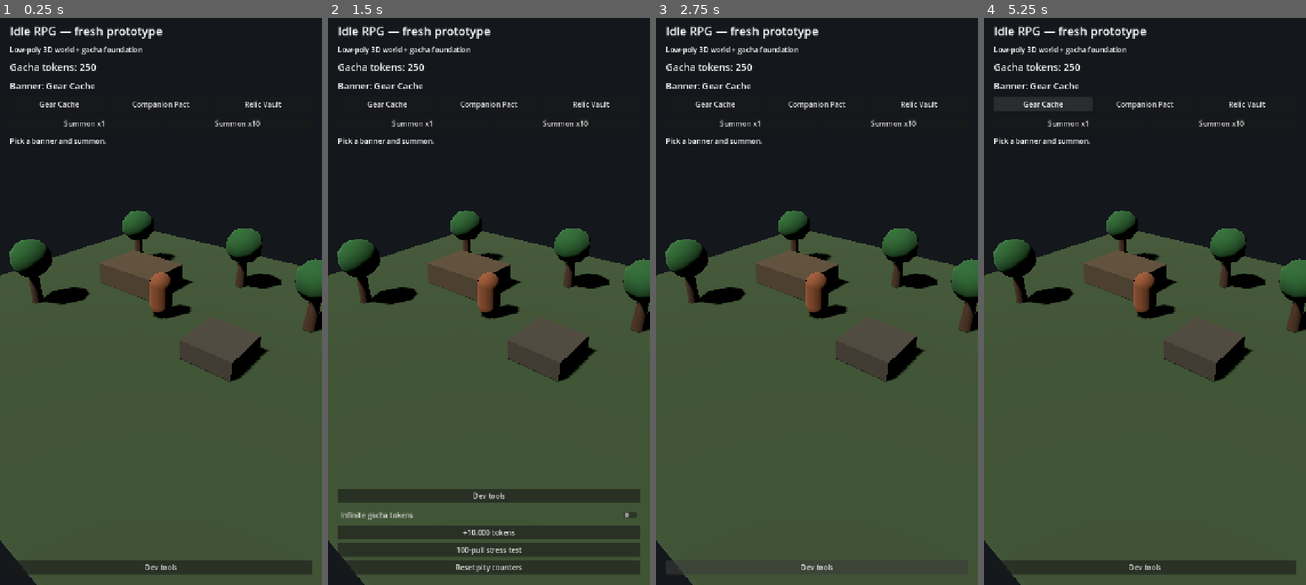
Above: before the commit, frames 1-4 (left to right).
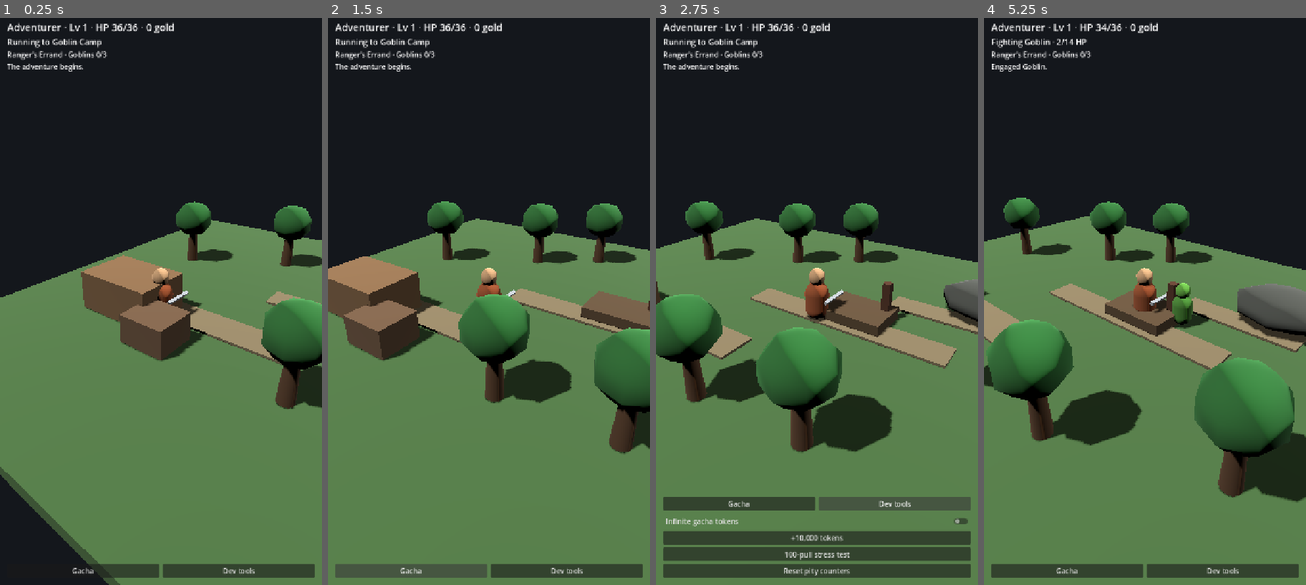
Above: after the commit, the same moments.

Repository: gabebartolo-spec/Idlerpg
Game: Godot game, scene res://main.tscn
Same seed, same stepped clock (60 frames per second), same inputs: the game is played once before the commit and once after it.
Inputs (mouse positions are in pixels of both pictures, inside the frame that each line leads up to):
- Up to frame 1 (0.25 s): no input
- Up to frame 2 (1.5 s): click (411, 573) at 0.5 s, where only the run after the commit has a clickable "Gacha"; click (411, 465) at 1.25 s, where only the run after the commit has a clickable "Gacha"
- Up to frame 3 (2.75 s): click "Dev tools" at 2 s
- Up to frame 4 (5.25 s): click (1067, 505) at 2.75 s, where only the run after the commit has a clickable "Gacha"; click "Dev tools" at 3.5 s; click "Dev tools" at 4.25 s; click (1041, 103) at 5 s, where only the run before the commit has a clickable "Gear Cache"

The runs differ from the first frame. In frame 1, 60% of the frame differs, in the area x 0-100%, y 0-100%; in frame 2, 61%; in frame 3, 54%; in frame 4, 60%.
Error after the commit: Invalid assignment of property or key 'text' with value of type 'String' on a base object of type 'Nil'. (res://src/main.gd:438)

Commit message:
Make the 3D world follow the adventurer sim

Diff:
--- a/src/main.gd
+++ b/src/main.gd
@@ -1,12 +1,27 @@
 extends Node
 
 const GameStateScript = preload("res://src/game.gd")
+const AdventurerSimScript = preload("res://src/sim/adventurer_sim.gd")
 
 var game: Node
+var sim: Node
+
+var world: Node3D
+var hero_visual: Node3D
+var enemy_visual: Node3D
+var camera: Camera3D
+var rendered_enemy_kind: String = ""
+
+var hero_label: Label
+var activity_label: Label
+var quest_label: Label
+var event_label: Label
+
 var selected_banner: String = "gear"
 var token_label: Label
 var banner_label: Label
 var results_label: RichTextLabel
+var gacha_panel: VBoxContainer
 var dev_panel: VBoxContainer
 
 func _ready() -> void:
@@ -14,79 +29,225 @@
 	add_child(game)
 	game.wallet_changed.connect(_refresh_wallet)
 
-	_build_low_poly_world()
+	sim = AdventurerSimScript.new()
+	sim.event_emitted.connect(_on_sim_event)
+	add_child(sim)
+
+	_build_world()
 	_build_ui()
 	_refresh_wallet(game.gacha_tokens)
-
-func _build_low_poly_world() -> void:
-	var world := Node3D.new()
-	world.name = "PrototypeWorld"
+	_refresh_sim_ui()
+
+func _process(delta: float) -> void:
+	sim.advance(delta)
+	_sync_world(delta)
+	_refresh_sim_ui()
+
+func _build_world() -> void:
+	world = Node3D.new()
+	world.name = "Greenway"
 	add_child(world)
 
-	var light := DirectionalLight3D.new()
-	light.rotation_degrees = Vector3(-55.0, -25.0, 0.0)
-	light.shadow_enabled = true
-	world.add_child(light)
-
-	var camera := Camera3D.new()
-	camera.position = Vector3(8.5, 7.5, 10.5)
+	var sun := DirectionalLight3D.new()
+	sun.rotation_degrees = Vector3(-55.0, -25.0, 0.0)
+	sun.shadow_enabled = true
+	world.add_child(sun)
+
+	var fill := DirectionalLight3D.new()
+	fill.rotation_degrees = Vector3(-25.0, 145.0, 0.0)
+	fill.light_energy = 0.4
+	world.add_child(fill)
+
+	camera = Camera3D.new()
+	camera.current = true
+	camera.position = sim.hero_position + Vector3(7.0, 6.0, 8.0)
 	world.add_child(camera)
-	camera.look_at(Vector3(0.0, 0.7, 0.0), Vector3.UP)
+	camera.look_at(sim.hero_position + Vector3(0.0, 0.8, 0.0), Vector3.UP)
 
 	var ground := MeshInstance3D.new()
 	var ground_mesh := BoxMesh.new()
-	ground_mesh.size = Vector3(18.0, 0.35, 18.0)
+	ground_mesh.size = Vector3(20.0, 0.35, 18.0)
 	ground.mesh = ground_mesh
 	ground.position = Vector3(0.0, -0.2, 0.0)
-	ground.material_override = _material(Color(0.25, 0.34, 0.20))
+	ground.material_override = _material(Color(0.24, 0.36, 0.20))
 	world.add_child(ground)
 
-	_add_box(world, Vector3(-2.7, 0.5, -1.8), Vector3(3.2, 1.0, 2.4), Color(0.38, 0.31, 0.22))
-	_add_box(world, Vector3(3.4, 0.35, 1.0), Vector3(2.0, 0.7, 2.0), Color(0.32, 0.29, 0.24))
-	_add_tree(world, Vector3(-5.0, 0.0, 2.5))
-	_add_tree(world, Vector3(5.2, 0.0, -2.7))
-	_add_tree(world, Vector3(1.2, 0.0, -4.6))
-	_add_tree(world, Vector3(-4.8, 0.0, -4.0))
-
-	var hero := MeshInstance3D.new()
-	var hero_mesh := CapsuleMesh.new()
-	hero_mesh.radius = 0.45
-	hero_mesh.height = 1.8
-	hero.mesh = hero_mesh
-	hero.position = Vector3(0.0, 0.9, 0.0)
-	hero.material_override = _material(Color(0.62, 0.35, 0.20))
-	world.add_child(hero)
-
-func _add_box(parent: Node3D, pos: Vector3, size: Vector3, colour: Color) -> void:
-	var mesh_instance := MeshInstance3D.new()
+	_add_box(Vector3(-3.0, 0.02, 2.0), Vector3(5.2, 0.08, 1.2), Color(0.45, 0.40, 0.30))
+	_add_box(Vector3(1.2, 0.02, -1.0), Vector3(7.0, 0.08, 1.0), Color(0.45, 0.40, 0.30))
+	_add_box(Vector3(4.0, 0.02, -3.2), Vector3(4.0, 0.08, 0.9), Color(0.45, 0.40, 0.30))
+
+	_build_town()
+	_build_goblin_camp()
+	_build_wolf_den()
+
+	for pos in [
+		Vector3(-6.8, 0.0, -2.5),
+		Vector3(-3.2, 0.0, -4.5),
+		Vector3(0.2, 0.0, 3.9),
+		Vector3(3.1, 0.0, 3.6),
+		Vector3(6.7, 0.0, 2.1),
+		Vector3(6.9, 0.0, -5.2),
+		Vector3(-1.0, 0.0, -6.1)
+	]:
+		_add_tree(pos)
+
+	hero_visual = _build_hero()
+	world.add_child(hero_visual)
+
+	enemy_visual = Node3D.new()
+	enemy_visual.name = "Encounter"
+	enemy_visual.visible = false
+	world.add_child(enemy_visual)
+
+func _build_town() -> void:
+	_add_box(sim.TOWN_POSITION + Vector3(-0.7, 0.65, -0.3), Vector3(2.7, 1.3, 2.0), Color(0.45, 0.34, 0.23))
+	_add_box(sim.TOWN_POSITION + Vector3(1.2, 0.45, 0.8), Vector3(1.5, 0.9, 1.4), Color(0.38, 0.29, 0.21))
+
+func _build_goblin_camp() -> void:
+	_add_box(sim.GOBLIN_CAMP_POSITION + Vector3(0.0, 0.2, 0.0), Vector3(2.2, 0.4, 1.5), Color(0.32, 0.25, 0.17))
+	_add_box(sim.GOBLIN_CAMP_POSITION + Vector3(0.8, 0.65, -0.4), Vector3(0.25, 1.3, 0.25), Color(0.30, 0.18, 0.12))
+
+func _build_wolf_den() -> void:
+	var den := MeshInstance3D.new()
+	var den_mesh := SphereMesh.new()
+	den_mesh.radius = 1.25
+	den_mesh.height = 1.5
+	den_mesh.radial_segments = 8
+	den_mesh.rings = 4
+	den.mesh = den_mesh
+	den.position = sim.WOLF_DEN_POSITION + Vector3(0.0, 0.55, 0.0)
+	den.scale = Vector3(1.3, 0.75, 1.0)
+	den.material_override = _material(Color(0.28, 0.29, 0.27))
+	world.add_child(den)
+
+func _build_hero() -> Node3D:
+	var hero := Node3D.new()
+	hero.name = "Adventurer"
+
+	var body := MeshInstance3D.new()
+	var body_mesh := CapsuleMesh.new()
+	body_mesh.radius = 0.38
+	body_mesh.height = 1.25
+	body.mesh = body_mesh
+	body.position = Vector3(0.0, 0.65, 0.0)
+	body.material_override = _material(Color(0.56, 0.29, 0.16))
+	hero.add_child(body)
+
+	var head := MeshInstance3D.new()
+	var head_mesh := SphereMesh.new()
+	head_mesh.radius = 0.28
+	head_mesh.height = 0.56
+	head_mesh.radial_segments = 8
+	head_mesh.rings = 4
+	head.mesh = head_mesh
+	head.position = Vector3(0.0, 1.45, 0.0)
+	head.material_override = _material(Color(0.75, 0.59, 0.43))
+	hero.add_child(head)
+
+	var sword := MeshInstance3D.new()
+	var sword_mesh := BoxMesh.new()
+	sword_mesh.size = Vector3(0.10, 0.10, 1.0)
+	sword.mesh = sword_mesh
+	sword.position = Vector3(0.48, 0.78, -0.25)
+	sword.rotation_degrees = Vector3(0.0, 0.0, -28.0)
+	sword.material_override = _material(Color(0.62, 0.64, 0.66))
+	hero.add_child(sword)
+
+	return hero
+
+func _sync_world(delta: float) -> void:
+	var fight_bob := 0.0
+	if sim.activity == "fighting":
+		fight_bob = sin(Time.get_ticks_msec() * 0.018) * 0.05
+
+	hero_visual.position = sim.hero_position + Vector3(0.0, fight_bob, 0.0)
+
+	if sim.activity == "fighting" and not sim.enemy_kind.is_empty():
+		if rendered_enemy_kind != sim.enemy_kind:
+			_rebuild_enemy(sim.enemy_kind)
+		enemy_visual.visible = true
+		enemy_visual.position = sim.hero_position + Vector3(1.15, 0.0, -0.45)
+		enemy_visual.rotation.y = sin(Time.get_ticks_msec() * 0.012) * 0.08
+	else:
+		enemy_visual.visible = false
+		rendered_enemy_kind = ""
+
+	var desired_camera: Vector3 = hero_visual.position + Vector3(7.0, 6.0, 8.0)
+	camera.position = camera.position.lerp(desired_camera, min(1.0, delta * 2.0))
+	camera.look_at(hero_visual.position + Vector3(0.0, 0.7, 0.0), Vector3.UP)
+
+func _rebuild_enemy(kind: String) -> void:
+	rendered_enemy_kind = kind
+	for child in enemy_visual.get_children():
+		child.queue_free()
+
+	if kind == "goblin":
+		var body := MeshInstance3D.new()
+		var body_mesh := CapsuleMesh.new()
+		body_mesh.radius = 0.32
+		body_mesh.height = 1.0
+		body.mesh = body_mesh
+		body.position = Vector3(0.0, 0.50, 0.0)
+		body.material_override = _material(Color(0.28, 0.52, 0.20))
+		enemy_visual.add_child(body)
+
+		var head := MeshInstance3D.new()
+		var head_mesh := SphereMesh.new()
+		head_mesh.radius = 0.25
+		head_mesh.height = 0.50
+		head_mesh.radial_segments = 8
+		head_mesh.rings = 4
+		head.mesh = head_mesh
+		head.position = Vector3(0.0, 1.13, 0.0)
+		head.material_override = _material(Color(0.36, 0.62, 0.24))
+		enemy_visual.add_child(head)
+	else:
+		var body := MeshInstance3D.new()
+		var body_mesh := BoxMesh.new()
+		body_mesh.size = Vector3(1.1, 0.55, 0.52)
+		body.mesh = body_mesh
+		body.position = Vector3(0.0, 0.48, 0.0)
+		body.material_override = _material(Color(0.36, 0.38, 0.40))
+		enemy_visual.add_child(body)
+
+		var head := MeshInstance3D.new()
+		var head_mesh := BoxMesh.new()
+		head_mesh.size = Vector3(0.50, 0.48, 0.48)
+		head.mesh = head_mesh
+		head.position = Vector3(-0.62, 0.58, 0.0)
+		head.material_override = _material(Color(0.42, 0.44, 0.46))
+		enemy_visual.add_child(head)
+
+func _add_box(pos: Vector3, size: Vector3, colour: Color) -> void:
+	var item := MeshInstance3D.new()
 	var mesh := BoxMesh.new()
 	mesh.size = size
-	mesh_instance.mesh = mesh
-	mesh_instance.position = pos
-	mesh_instance.material_override = _material(colour)
-	parent.add_child(mesh_instance)
-
-func _add_tree(parent: Node3D, pos: Vector3) -> void:
+	item.mesh = mesh
+	item.position = pos
+	item.material_override = _material(colour)
+	world.add_child(item)
+
+func _add_tree(pos: Vector3) -> void:
 	var trunk := MeshInstance3D.new()
 	var trunk_mesh := CylinderMesh.new()
-	trunk_mesh.top_radius = 0.18
-	trunk_mesh.bottom_radius = 0.25
-	trunk_mesh.height = 1.8
+	trunk_mesh.top_radius = 0.16
+	trunk_mesh.bottom_radius = 0.23
+	trunk_mesh.height = 1.6
 	trunk.mesh = trunk_mesh
-	trunk.position = pos + Vector3(0.0, 0.9, 0.0)
-	trunk.material_override = _material(Color(0.34, 0.23, 0.15))
-	parent.add_child(trunk)
+	trunk.position = pos + Vector3(0.0, 0.8, 0.0)
+	trunk.material_override = _material(Color(0.32, 0.22, 0.14))
+	world.add_child(trunk)
 
 	var crown := MeshInstance3D.new()
 	var crown_mesh := SphereMesh.new()
-	crown_mesh.radius = 0.9
-	crown_mesh.height = 1.6
+	crown_mesh.radius = 0.82
+	crown_mesh.height = 1.45
 	crown_mesh.radial_segments = 8
 	crown_mesh.rings = 4
 	crown.mesh = crown_mesh
-	crown.position = pos + Vector3(0.0, 2.0, 0.0)
-	crown.material_override = _material(Color(0.18, 0.42, 0.20))
-	parent.add_child(crown)
+	crown.position = pos + Vector3(0.0, 1.85, 0.0)
+	crown.material_override = _material(Color(0.17, 0.41, 0.19))
+	world.add_child(crown)
 
 func _material(colour: Color) -> StandardMaterial3D:
 	var material := StandardMaterial3D.new()
@@ -98,118 +259,188 @@
 	var canvas := CanvasLayer.new()
 	add_child(canvas)
 
-	var root := MarginContainer.new()
-	root.set_anchors_and_offsets_preset(Control.PRESET_FULL_RECT)
-	root.add_theme_constant_override("margin_left", 22)
-	root.add_theme_constant_override("margin_right", 22)
-	root.add_theme_constant_override("margin_top", 24)
-	root.add_theme_constant_override("margin_bottom", 24)
-	canvas.add_child(root)
-
-	var column := VBoxContainer.new()
-	column.add_theme_constant_override("separation", 12)
-	root.add_child(column)
-
-	var title := Label.new()
-	title.text = "Idle RPG — fresh prototype"
-	title.add_theme_font_size_override("font_size", 26)
-	column.add_child(title)
-
-	var subtitle := Label.new()
-	subtitle.text = "Low-poly 3D world + gacha foundation"
-	column.add_child(subtitle)
-
+	var top := MarginContainer.new()
+	top.anchor_right = 1.0
+	top.offset_left = 16.0
+	top.offset_right = -16.0
+	top.offset_top = 18.0
+	top.offset_bottom = 165.0
+	canvas.add_child(top)
+
+	var top_column := VBoxContainer.new()
+	top_column.add_theme_constant_override("separation", 4)
+	top.add_child(top_column)
+
+	hero_label = Label.new()
+	hero_label.add_theme_font_size_override("font_size", 22)
+	top_column.add_child(hero_label)
+
+	activity_label = Label.new()
+	activity_label.add_theme_font_size_override("font_size", 18)
+	top_column.add_child(activity_label)
+
+	quest_label = Label.new()
+	top_column.add_child(quest_label)
+
+	event_label = Label.new()
+	event_label.text = "The adventure begins."
+	event_label.autowrap_mode = TextServer.AUTOWRAP_WORD_SMART
+	top_column.add_child(event_label)
+
+	var bottom := MarginContainer.new()
+	bottom.anchor_right = 1.0
+	bottom.anchor_top = 1.0
+	bottom.anchor_bottom = 1.0
+	bottom.offset_left = 16.0
+	bottom.offset_right = -16.0
+	bottom.offset_top = -370.0
+	bottom.offset_bottom = -16.0
+	canvas.add_child(bottom)
+
+	var bottom_column := VBoxContainer.new()
+	bottom_column.alignment = BoxContainer.ALIGNMENT_END
+	bottom_column.add_theme_constant_override("separation", 8)
+	bottom.add_child(bottom_column)
+
+	var actions := HBoxContainer.new()
+	actions.add_theme_constant_override("separation", 8)
+	bottom_column.add_child(actions)
+
+	var gacha_button := Button.new()
+	gacha_button.text = "Gacha"
+	gacha_button.size_flags_horizontal = Control.SIZE_EXPAND_FILL
+	gacha_button.pressed.connect(_toggle_gacha)
+	actions.add_child(gacha_button)
+
+	if game.dev_tools_available():
+		var dev_button := Button.new()
+		dev_button.text = "Dev tools"
+		dev_button.size_flags_horizontal = Control.SIZE_EXPAND_FILL
+		dev_button.pressed.connect(_toggle_dev_tools)
+		actions.add_child(dev_button)
+
+	gacha_panel = VBoxContainer.new()
+	gacha_panel.visible = false
+	gacha_panel.add_theme_constant_override("separation", 6)
+	bottom_column.add_child(gacha_panel)
+	_build_gacha_panel(gacha_panel)
+
+	if game.dev_tools_available():
+		dev_panel = VBoxContainer.new()
+		dev_panel.visible = false
+		dev_panel.add_theme_constant_override("separation", 6)
+		bottom_column.add_child(dev_panel)
+		_build_dev_tools(dev_panel)
+
+func _build_gacha_panel(parent: VBoxContainer) -> void:
 	token_label = Label.new()
-	token_label.add_theme_font_size_override("font_size", 22)
-	column.add_child(token_label)
+	token_label.add_theme_font_size_override("font_size", 18)
+	parent.add_child(token_label)
 
 	banner_label = Label.new()
-	banner_label.add_theme_font_size_override("font_size", 20)
-	column.add_child(banner_label)
+	parent.add_child(banner_label)
 
 	var banner_row := HBoxContainer.new()
-	banner_row.add_theme_constant_override("separation", 8)
-	column.add_child(banner_row)
-	for banner_id in game.banner_ids():
-		var id := str(banner_id)
-		var button := Button.new()
-		button.text = game.banner_label(id)
-		button.size_flags_horizontal = Control.SIZE_EXPAND_FILL
-		button.pressed.connect(func() -> void: _select_banner(id))
-		banner_row.add_child(button)
+	banner_row.add_theme_constant_override("separation", 6)
+	parent.add_child(banner_row)
+	_add_banner_button(banner_row, "gear", "Gear")
+	_add_banner_button(banner_row, "companions", "Companions")
+	_add_banner_button(banner_row, "relics", "Relics")
 
 	var summon_row := HBoxContainer.new()
-	summon_row.add_theme_constant_override("separation", 8)
-	column.add_child(summon_row)
+	summon_row.add_theme_constant_override("separation", 6)
+	parent.add_child(summon_row)
 
 	var one := Button.new()
 	one.text = "Summon x1"
 	one.size_flags_horizontal = Control.SIZE_EXPAND_FILL
-	one.pressed.connect(func() -> void: _summon(1))
+	one.pressed.connect(_summon.bind(1))
 	summon_row.add_child(one)
 
 	var ten := Button.new()
 	ten.text = "Summon x10"
 	ten.size_flags_horizontal = Control.SIZE_EXPAND_FILL
-	ten.pressed.connect(func() -> void: _summon(10))
+	ten.pressed.connect(_summon.bind(10))
 	summon_row.add_child(ten)
 
 	results_label = RichTextLabel.new()
 	results_label.fit_content = true
-	results_label.custom_minimum_size = Vector2(0.0, 170.0)
-	results_label.bbcode_enabled = true
+	results_label.custom_minimum_size = Vector2(0.0, 90.0)
 	results_label.text = "Pick a banner and summon."
-	column.add_child(results_label)
-
-	var spacer := Control.new()
-	spacer.size_flags_vertical = Control.SIZE_EXPAND_FILL
-	column.add_child(spacer)
-
-	if game.dev_tools_available():
-		_build_dev_tools(column)
+	parent.add_child(results_label)
 
 	_select_banner(selected_banner)
 
+func _add_banner_button(parent: HBoxContainer, id: String, label: String) -> void:
+	var button := Button.new()
+	button.text = label
+	button.size_flags_horizontal = Control.SIZE_EXPAND_FILL
+	button.pressed.connect(_select_banner.bind(id))
+	parent.add_child(button)
+
 func _build_dev_tools(parent: VBoxContainer) -> void:
-	var dev_button := Button.new()
-	dev_button.text = "Dev tools"
-	dev_button.pressed.connect(func() -> void: dev_panel.visible = not dev_panel.visible)
-	parent.add_child(dev_button)
-
-	dev_panel = VBoxContainer.new()
-	dev_panel.visible = false
-	dev_panel.add_theme_constant_override("separation", 8)
-	parent.add_child(dev_panel)
-
 	var infinite := CheckButton.new()
 	infinite.text = "Infinite gacha tokens"
-	infinite.toggled.connect(func(enabled: bool) -> void:
-		game.set_dev_infinite_tokens(enabled)
-		_refresh_wallet(game.gacha_tokens)
-	)
-	dev_panel.add_child(infinite)
+	infinite.toggled.connect(_set_infinite_tokens)
+	parent.add_child(infinite)
 
 	var token_button := Button.new()
 	token_button.text = "+10,000 tokens"
-	token_button.pressed.connect(func() -> void: game.dev_add_tokens(10000))
-	dev_panel.add_child(token_button)
+	token_button.pressed.connect(game.dev_add_tokens.bind(10000))
+	parent.add_child(token_button)
 
 	var stress := Button.new()
 	stress.text = "100-pull stress test"
-	stress.pressed.connect(func() -> void: _summon(100))
-	dev_panel.add_child(stress)
+	stress.pressed.connect(_dev_stress_pull)
+	parent.add_child(stress)
 
 	var reset := Button.new()
 	reset.text = "Reset pity counters"
-	reset.pressed.connect(func() -> void:
-		game.dev_reset_pity()
-		results_label.text = "Pity counters reset."
-	)
-	dev_panel.add_child(reset)
+	reset.pressed.connect(_reset_pity)
+	parent.add_child(reset)
+
+func _toggle_gacha() -> void:
+	gacha_panel.visible = not gacha_panel.visible
+	if dev_panel != null:
+		dev_panel.visible = false
+
+func _toggle_dev_tools() -> void:
+	if dev_panel == null:
+		return
+	dev_panel.visible = not dev_panel.visible
+	gacha_panel.visible = false
+
+func _set_infinite_tokens(enabled: bool) -> void:
+	game.set_dev_infinite_tokens(enabled)
+	_refresh_wallet(game.gacha_tokens)
+
+func _dev_stress_pull() -> void:
+	gacha_panel.visible = true
+	if dev_panel != null:
+		dev_panel.visible = false
+	_summon(100)
+
+func _reset_pity() -> void:
+	game.dev_reset_pity()
+	event_label.text = "Dev: pity counters reset."
+
+func _refresh_sim_ui() -> void:
+	hero_label.text = "Adventurer · Lv %d · HP %d/%d · %d gold" % [
+		sim.hero_level,
+		sim.hero_hp,
+		sim.hero_max_hp,
+		sim.gold
+	]
+	activity_label.text = sim.current_activity_text()
+	quest_label.text = sim.current_quest_text()
+
+func _on_sim_event(event: Dictionary) -> void:
+	event_label.text = str(event.get("message", ""))
 
 func _select_banner(banner_id: String) -> void:
 	selected_banner = banner_id
-	banner_label.text = "Banner: %s" % game.banner_label(banner_id)
+	if banner_label != null:
+		banner_label.text = "Banner: %s" % game.banner_label(banner_id)
 
 func _summon(count: int) -> void:
 	var response: Dictionary = game.pull(selected_banner, count)
@@ -226,7 +457,7 @@
 		if rarity == "Epic" or rarity == "Legendary":
 			highlights.append("%s — %s" % [rarity, result.get("name", "?")])
 
-	var summary := "Pulled %d\nC %d   R %d   E %d   L %d" % [
+	var summary := "Pulled %d · C %d · R %d · E %d · L %d" % [
 		results.size(),
 		rarity_counts["Common"],
 		rarity_counts["Rare"],
@@ -234,11 +465,13 @@
 		rarity_counts["Legendary"]
 	]
 	if not highlights.is_empty():
-		summary += "\n\n" + "\n".join(highlights)
+		summary += "\n" + "\n".join(highlights.slice(0, 4))
 	results_label.text = summary
 
 func _refresh_wallet(tokens: int) -> void:
-	if game != null and game.dev_infinite_tokens:
-		token_label.text = "Gacha tokens: ∞  (dev)"
+	if token_label == null:
+		return
+	if game.dev_infinite_tokens:
+		token_label.text = "Gacha tokens: ∞ (dev)"
 	else:
 		token_label.text = "Gacha tokens: %d" % tokens
